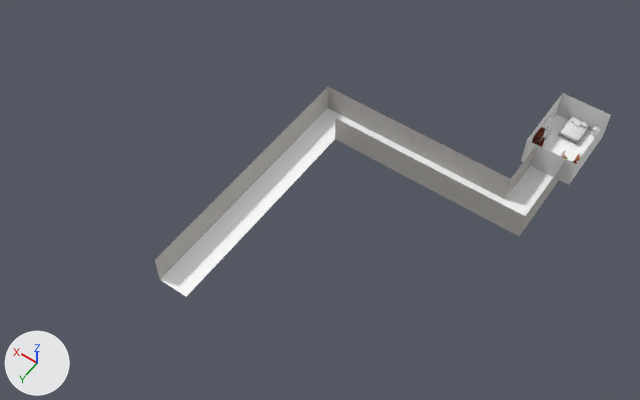
Renders of the glTF model assets/levels/level_1.glb from each side of a commit.
Before and after are seen from a 50 mm camera at (-27.8, 119.3, 128.7) aimed at (31.2, 36.6, -1.2). Arrows for +X, +Y and +Z are at lower left; the lights stay in place. The older version comes first. Where no turn or scale is listed for an object, it has been applied to the vertices. Vertices at exactly the same position are counted once.

Script lines for the objects in view, before the commit:
```python
me_mesh_23 = bpy.data.meshes.new('Mesh_23')
me_mesh_23.from_pydata(...)  # 20 vertices, 24 faces; spans x -5.0..5.0, y 0.0, z -3.0..3.0
me_mesh_23.materials.append(mat_material_21)  # its picture is missing
me_mesh_33 = bpy.data.meshes.new('Mesh_33')
me_mesh_33.from_pydata(...)  # 287 vertices, 480 faces; spans x -20.0..20.0, y -3.0..3.0, z 0.0
me_mesh_33.materials.append(mat_material_31)  # white #ffffff
me_plane_008 = bpy.data.meshes.new('Plane.008')
me_plane_008.from_pydata(...)  # 4 vertices, 2 faces; spans x 43.0, y 17.5..67.5, z 0.0..6.0
me_plane_008.materials.append(mat_material_004)  # picture img_start_corridor_wall
ob_back_wall = bpy.data.objects.new('back_wall', me_mesh_23)
ob_back_wall.location = (0.0, -7.5, 3.0)
ob_plane_002 = bpy.data.objects.new('Plane.002', me_mesh_33)
ob_plane_002.location = (23.0, 20.5, 0.0)
ob_plane_007 = bpy.data.objects.new('Plane.007', me_plane_008)
ob_plane_007.location = (0.0, 0.0, 0.0)
# also in view: 'Plane.003' at (17.0, 23.5, 3.0); 'floor' at (0.0, 0.0, 0.0); 'starting_coridor_floor' at (0.0, 15.5, 0.0); 'Plane.006' at (23.0, 17.5, 3.0); 'Plane.004' at (40.0, 45.5, 0.0)
```
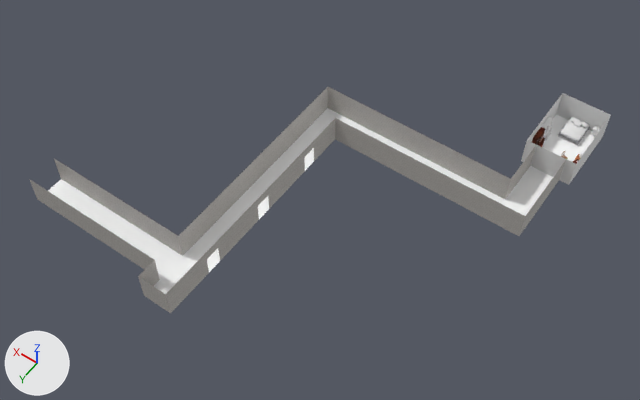
Commit message: more corridors

Where the newer file only moved an object's origin or applied its transform, the numbers keep the older frame.

Where the change shows, as pixel boxes [x1, y1, x2, y2] in the pictures (640 x 400 px; the box of a moved part takes in the faces that stretch with it):
'Plane.015', added
    after: [48, 179, 182, 279]
'Plane.016', added
    after: [54, 159, 183, 256]
'Plane.017', added
    after: [29, 179, 154, 270]
'Plane.010', added
    after: [166, 253, 209, 313]
'Plane.011', added
    after: [217, 200, 259, 261]
'Plane.009', added
    after: [268, 151, 305, 209]
'Plane.008', added
    after: [314, 119, 335, 161]
'Plane.018', added
    after: [138, 276, 170, 313]
'Plane.019', added
    after: [139, 260, 160, 286]
'Plane.014', added
    after: [206, 242, 218, 259]
'Plane.012', added
    after: [257, 189, 268, 205]
'Plane.013', added
    after: [304, 141, 314, 157]
part 1 of me_plane_008, moved or reshaped
    before: [155, 168, 265, 279]
    after: [179, 168, 265, 255]

Patch to the scene script:
```diff
--- a/assets/levels/level_1.glb.py
+++ b/assets/levels/level_1.glb.py
@@ me_plane_008 @@
-me_plane_008.from_pydata(...)  # 4 vertices, 2 faces; spans x 43.0, y 17.5..67.5, z 0.0..6.0
-me_plane_008.vertices[2].co = (43.0, 67.5, 0.0)  # pixel (159, 279)
-me_plane_008.vertices[3].co = (43.0, 67.5, 6.0)  # pixel (154, 259)
+me_plane_008.from_pydata(...)  # 4 vertices, 2 faces; spans x 43.0, y 17.5..61.5, z 0.0..6.0
+# me_plane_008 part 1
+me_plane_008.vertices[2].co = (43.0, 61.5, 0.0)  # pixel (182, 255)
+me_plane_008.vertices[3].co = (43.0, 61.5, 6.0)  # pixel (178, 235)
 me_plane_008.materials.append(mat_material_004)
@@ ob_plane_019 @@
+ob_plane_019 = bpy.data.objects.new('Plane.019', me_plane_020)  # 4 vertices, 2 faces; spans x 43.0, y 67.5..71.5, z 0.0..6.0; in mat_material_023 (picture img_start_corridor_wall)
+ob_plane_019.location = (0.0, 0.0, 0.0)
@@ ob_plane_018 @@
+ob_plane_018 = bpy.data.objects.new('Plane.018', me_plane_019)  # 4 vertices, 2 faces; spans x 37.0..43.0, y 71.5, z 0.0..6.0; in mat_material_022 (picture img_start_corridor_wall)
+ob_plane_018.location = (0.0, 0.0, 0.0)
@@ ob_plane_017 @@
+ob_plane_017 = bpy.data.objects.new('Plane.017', me_plane_018)  # 4 vertices, 2 faces; spans x 43.0..73.0, y 67.5, z 0.0..6.0; in mat_material_021 (picture img_start_corridor_wall)
+ob_plane_017.location = (0.0, 0.0, 0.0)
@@ ob_plane_016 @@
+ob_plane_016 = bpy.data.objects.new('Plane.016', me_plane_017)  # 4 vertices, 2 faces; spans x 43.0..73.0, y 61.5, z 0.0..6.0; in mat_material_020 (picture img_start_corridor_wall)
+ob_plane_016.location = (0.0, 0.0, 0.0)
@@ ob_plane_015 @@
+ob_plane_015 = bpy.data.objects.new('Plane.015', me_mesh_35_001)  # 315 vertices, 528 faces; spans x 43.0..73.0, y 61.5..67.5, z 0.0; in mat_material_33_001 (white #ffffff)
+ob_plane_015.location = (0.0, 0.0, 0.0)
@@ ob_plane_014 @@
+ob_plane_014 = bpy.data.objects.new('Plane.014', me_plane_013)  # 4 vertices, 2 faces; spans x 37.0, y 58.5..61.5, z 4.0..6.0; in mat_material_016 (picture img_start_corridor_wall)
+ob_plane_014.location = (0.0, 0.0, 0.0)
@@ ob_plane_013 @@
+ob_plane_013 = bpy.data.objects.new('Plane.013', me_plane_012)  # 4 vertices, 2 faces; spans x 37.0, y 30.5..33.5, z 4.0..6.0; in mat_material_015 (picture img_start_corridor_wall)
+ob_plane_013.location = (0.0, 0.0, 0.0)
@@ ob_plane_012 @@
+ob_plane_012 = bpy.data.objects.new('Plane.012', me_plane_011)  # 4 vertices, 2 faces; spans x 37.0, y 44.5..47.5, z 4.0..6.0; in mat_material_014 (picture img_start_corridor_wall)
+ob_plane_012.location = (0.0, 0.0, 0.0)
@@ ob_plane_011 @@
+ob_plane_011 = bpy.data.objects.new('Plane.011', me_plane_010)  # 4 vertices, 2 faces; spans x 37.0, y 47.5..58.5, z 0.0..6.0; in mat_material_013 (picture img_start_corridor_wall)
+ob_plane_011.location = (0.0, 0.0, 0.0)
@@ ob_plane_010 @@
+ob_plane_010 = bpy.data.objects.new('Plane.010', me_plane_009)  # 4 vertices, 2 faces; spans x 37.0, y 61.5..71.5, z 0.0..6.0; in mat_material_012 (picture img_start_corridor_wall)
+ob_plane_010.location = (0.0, 0.0, 0.0)
@@ ob_plane_009 @@
+ob_plane_009 = bpy.data.objects.new('Plane.009', me_plane_004)  # 4 vertices, 2 faces; spans x 37.0, y 33.5..44.5, z 0.0..6.0; in mat_material_011 (picture img_start_corridor_wall)
+ob_plane_009.location = (0.0, 0.0, 0.0)
@@ ob_plane_008 @@
+ob_plane_008 = bpy.data.objects.new('Plane.008', me_plane_003)  # 4 vertices, 2 faces; spans x 37.0, y 23.5..30.5, z 0.0..6.0; in mat_material_010 (picture img_start_corridor_wall)
+ob_plane_008.location = (0.0, 0.0, 0.0)
```
